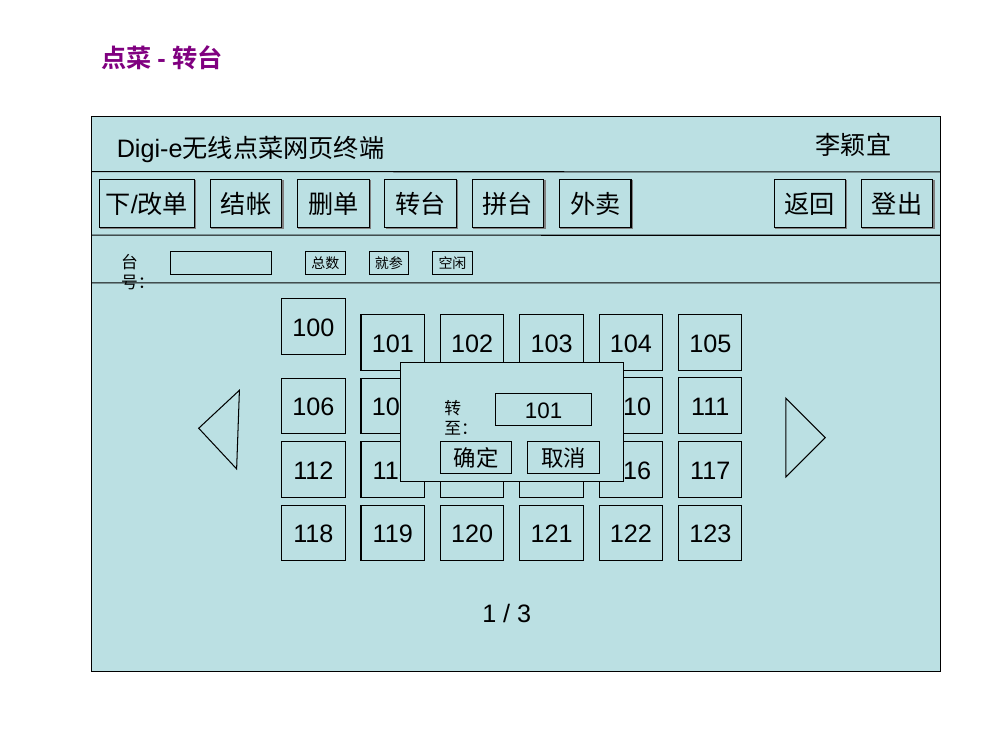
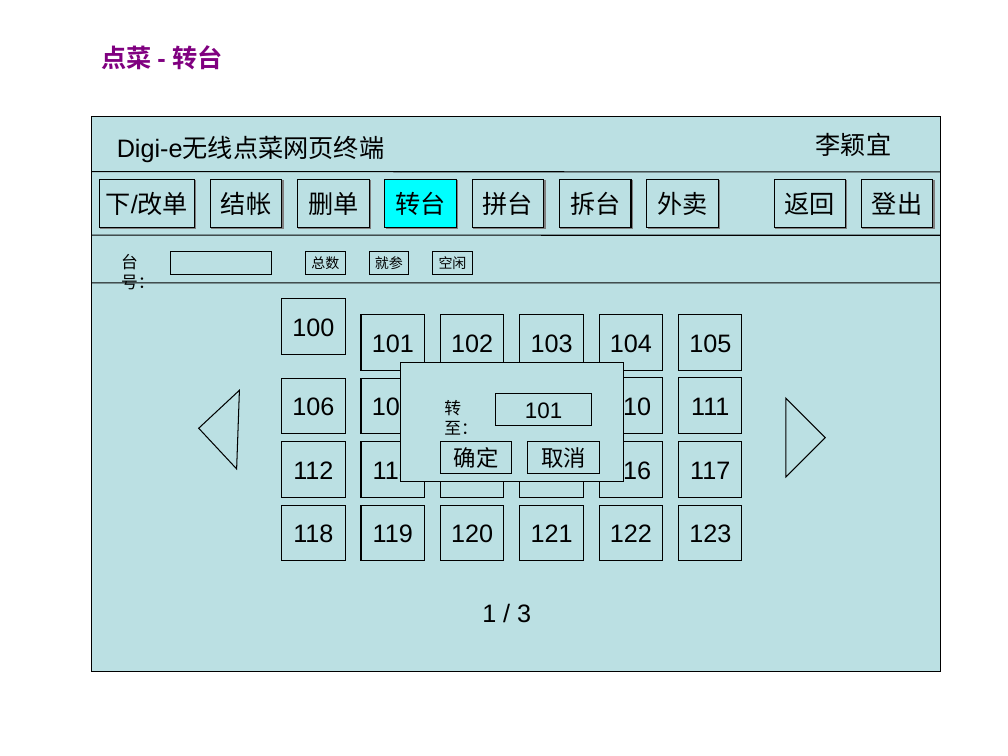
Before and after one commit to runt18/wireless-order-solution, a slide deck: slide 7 of doc/Digi-e网页终端需求.ppt (slide 4 before the commit). Drawn at 1008x756 pixels with LibreOffice and Linux fonts; fonts in the diff are those of the drawing. Boxes give left, top, right and bottom in pixels: in the first picture for what was removed or moved away, otherwise in the second. Text is boxed around its words. In the diff, an @@ line names an element or a change of style, - is before the commit and + after.

```diff
--- a/doc/Digi-e网页终端需求.ppt
+++ b/doc/Digi-e网页终端需求.ppt
@@ rectangle "转台" at <box>385,179,457,227</box>: fill #BBE0E3 to #00FFFF @@
@@ rectangle added at <box>559,179,631,227</box>, fill #BBE0E3, outline #000000 0.74 pt, 18 pt, text #000000 @@
+拆台
@@ rectangle "外卖": place and size @@
-rectangle "外卖" at <box>559,179,631,227</box>
+rectangle "外卖" at <box>647,179,719,227</box>
```
Also in this commit, not shown: 2 other slides changed, 9 slides added, 1 other file.
